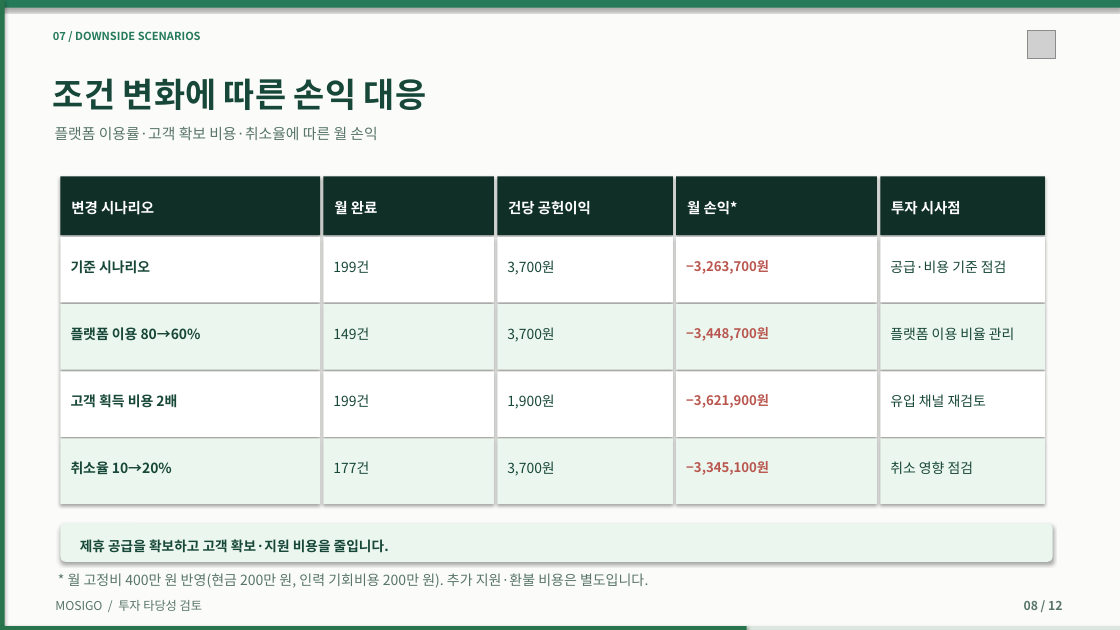
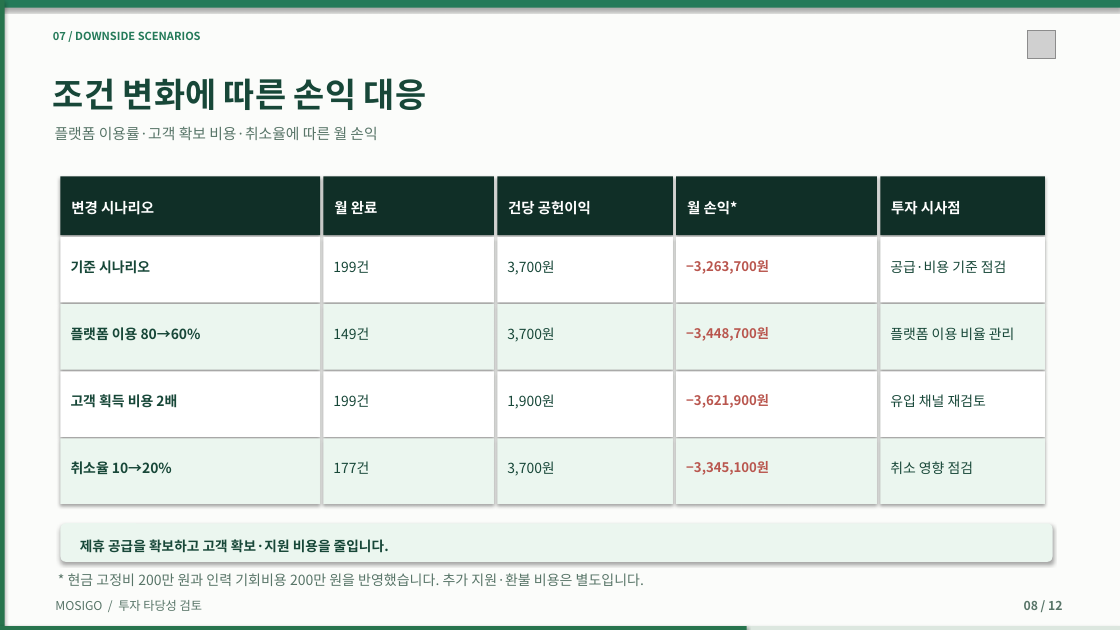
Before and after one commit to dohyunkimmm/mosigo-case-study, a slide deck: slide 8 of downloads/MOSIGO_IR_Investment_Review_12slides.pptx. Drawn at 1120x630 pixels with LibreOffice and Linux fonts; fonts in the diff are those of the drawing; grey boxes stand for pictures. Boxes give left, top, right and bottom in pixels: in the first picture for what was removed or moved away, otherwise in the second. Text is boxed around its words. In the diff, an @@ line names an element or a change of style, - is before the commit and + after.

```diff
--- a/downloads/MOSIGO_IR_Investment_Review_12slides.pptx
+++ b/downloads/MOSIGO_IR_Investment_Review_12slides.pptx
@@ text at (68, 573, 644, 586): text changed @@
-* 월 고정비 400만 원 반영(현금 200만 원, 인력 기회비용 200만 원). 추가 지원·환불 비용은 별도입니다.
+* 현금 고정비 200만 원과 인력 기회비용 200만 원을 반영했습니다. 추가 지원·환불 비용은 별도입니다.
```
Also in this commit, not shown: 4 other slides changed, 17 other files.
